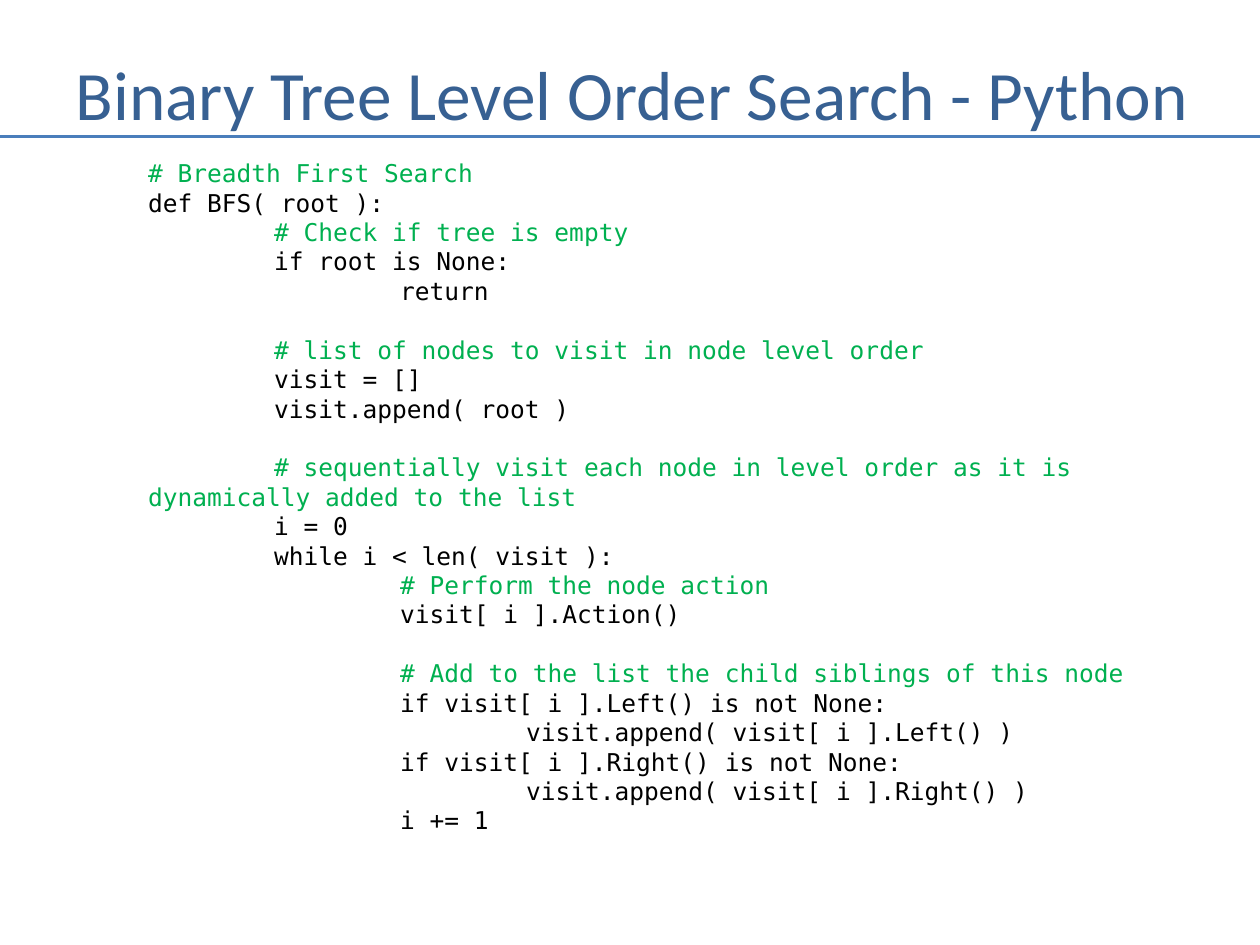
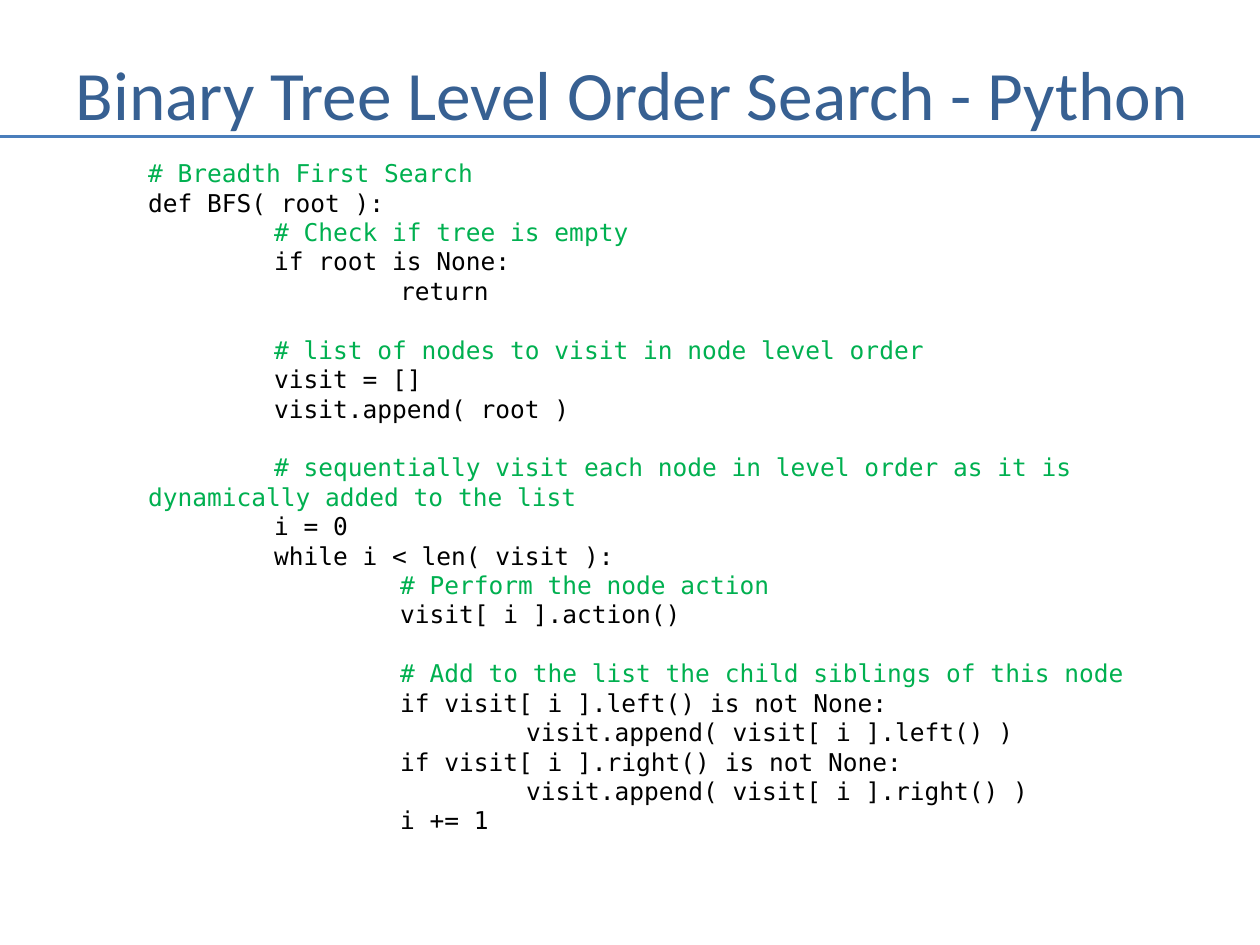
Before and after one commit to andrewferlitsch/Training, a slide deck: slide 10 of AITraining/Fundamentals/Artificial Intelligence/AI - Graph Search.pptx. Drawn at 1260x945 pixels with LibreOffice and Linux fonts; fonts in the diff are those of the drawing. Boxes give left, top, right and bottom in pixels: in the first picture for what was removed or moved away, otherwise in the second. Text is boxed around its words. In the diff, an @@ line names an element or a change of style, - is before the commit and + after.

```diff
--- a/AITraining/Fundamentals/Artificial Intelligence/AI - Graph Search.pptx
+++ b/AITraining/Fundamentals/Artificial Intelligence/AI - Graph Search.pptx
@@ text at [274,516,1123,806]: text changed @@
-i = 0
-while i < len( visit ):
-# Perform the node action
-visit[ i ].Action()
-# Add to the list the child siblings of this node
-if visit[ i ].Left() is not None:
-visit.append( visit[ i ].Left() )
-if visit[ i ].Right() is not None:
-visit.append( visit[ i ].Right() )
+i = 0
+while i < len( visit ):
+# Perform the node action
+visit[ i ].action()
+# Add to the list the child siblings of this node
+if visit[ i ].left() is not None:
+visit.append( visit[ i ].left() )
+if visit[ i ].right() is not None:
+visit.append( visit[ i ].right() )
```
Also in this commit, not shown: 4 other slides changed, 1 other file.
